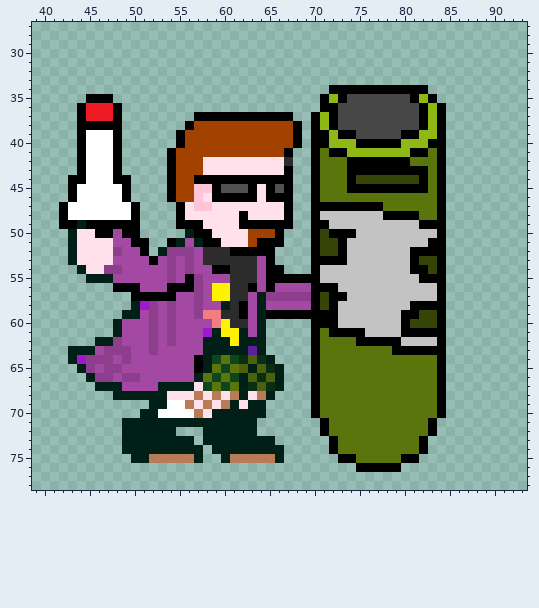
Sprite sheet, stored at sprites/ballbuster/spr_susie_rudebuster_ch1_3.png. The first picture shows the starting point.
The file is 123x79 pixels. Colours within 5 levels of each other are drawn and written as one. Shown: x 39..93, y 27..78.
After the commit:
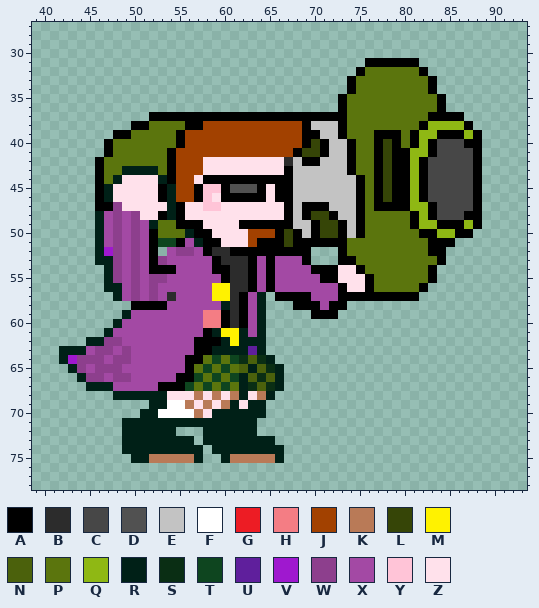
Palette (. is transparent): A #000000  B #2c2c2c  C #474747  D #515151  E #c3c3c3  F #ffffff  G #ed1c24  H #f47d84  J #a24100  K #b97a57  L #364507  M #fff200  N #4b610c  P #5b750d  Q #8fb814  R #002017  S #0a2e14  T #0e451f  U #5f1f9c  V #9f18cf  W #8d3f8d  X #a349a4  Y #ffc4d7  Z #ffe1eb
What changed:
Changed rows in their new state; - is an unchanged pixel.
first column x 42:
31 ----------------------------------AAAAAA-------
32 ---------------------------------APPPPPPA------
33 --------------------------------APPPPPPPPA-----
34 ------------------------------..-PPPPPPPPA-----
35 ---...-----------------------..-PPPPPPPPPPA----
36 --.....----------------------..APPPPPPPPPP-----
37 --.....---AAAAA-----------AA-A-APPPPPPPPPA-AA--
38 --.....-AAPPPP-A----------JAEEEAPPPPPPPP--QQQA-
39 --....-APPPPP-------------JA-EE-PPPAAAP----AAQA
40 --...APPPPPPP-------------JAL-EEAPP-L-PA--CCCAA
41 --...APPPPPP-------------JALLAEEAPPALAAQQACCCCA
42 --..APPPPPPP--------------EA-EEE-PP-L--QACCCCCA
43 --..APPRRRRP--------------EEEEEE-PP-L--Q-CCCCCA
44 -...APRZZZZR---Z----------EEEEEEEAPA-AAQ-CCCCCA
45 -...ARZZZZZAR--A-YA--DAZA-EEEEEEE-P-L--Q-CCCCCA
46 -...ARZZZZZAR--AYZ----AZ--EEEEEEEA-ALAAQACCCCCA
47 ....AAWZZZZZR--Z-Y--------EA--EEE-P-AAAQQACCCCA
48 ....RXWXWZZAR-------Z-----EALLA--APPPPP-QACCCAA
49 ....RXWXWXRPP-------------EE-LLA-APPPPPAQQ-AAQA
50 -...RXWXWXAPPP-----------LAE--L-EAPPPPPPAAQQAA-
51 -...RXW-WXATTA-----------LAA-AA-PPPPPPPPP--A---
52 -...RV--WXA.X---A-------AAAA...-PPPPPPPPP------
53 -...RRW-W--WX-X-XA---A--XXXA...-APPPPPPPPP-----
54 --...R--W-AAA-X------A--XXXX-AAZZAPPPPPPPA.----
55 ---..-W-W-WWX-XX--A--A--XXXXXAAZZZAPPPPPP-.----
56 -----RRXW-W-XXXX------------XXXAZZAPPPPPA..----
57 ------RXWXWXB--X----A--.AAAAXXX-AAAAAAAA...----
58 --------AAAAX--X-------...AA-X-A...........----
59 --------X-X-X--X--A----.....---............----
60 ----------X-X---H-A-A-------...............----
61 -----RX---X-X---A-----------...............----
62 ---R-W----X-X--AAA----------...............----
63 R--XW-X---X----AA-----------...............----
64 RVW--XW-------A-P-----------...............----
65 -RWXW---------APT-----------...............----
66 --RW-XW-X----AAT------------...............----
67 ---R--X----AAATP------------...............----
68 ----------------------------...............----
69 ----------------------------...............----
70 ----------------------------...............----
71 -----------------------------.............-----
72 -----------------------------.............-----
73 ------------------------------...........------
74 ------------------------------...........------
75 -------------------------------.........-------
76 ---------------------------------.....---------
Where, in picture pixels (left, top, right, bottom), the same in both pictures:
changed: (59, 58, 482, 472)
